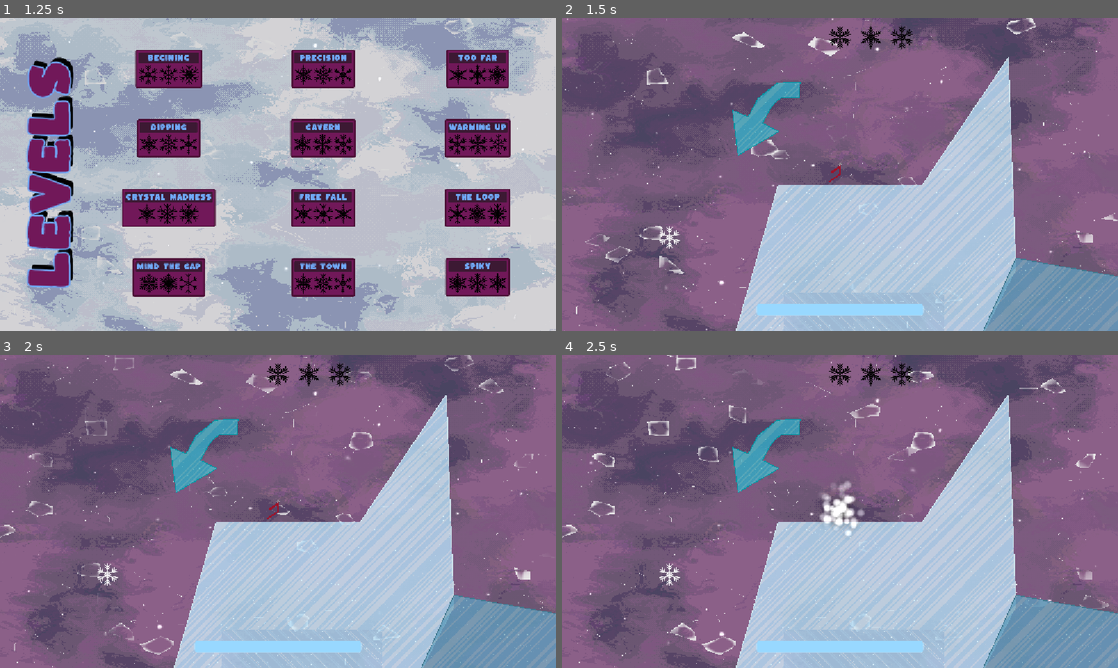
Above: before the commit, frames 1-4 (two rows, left to right).
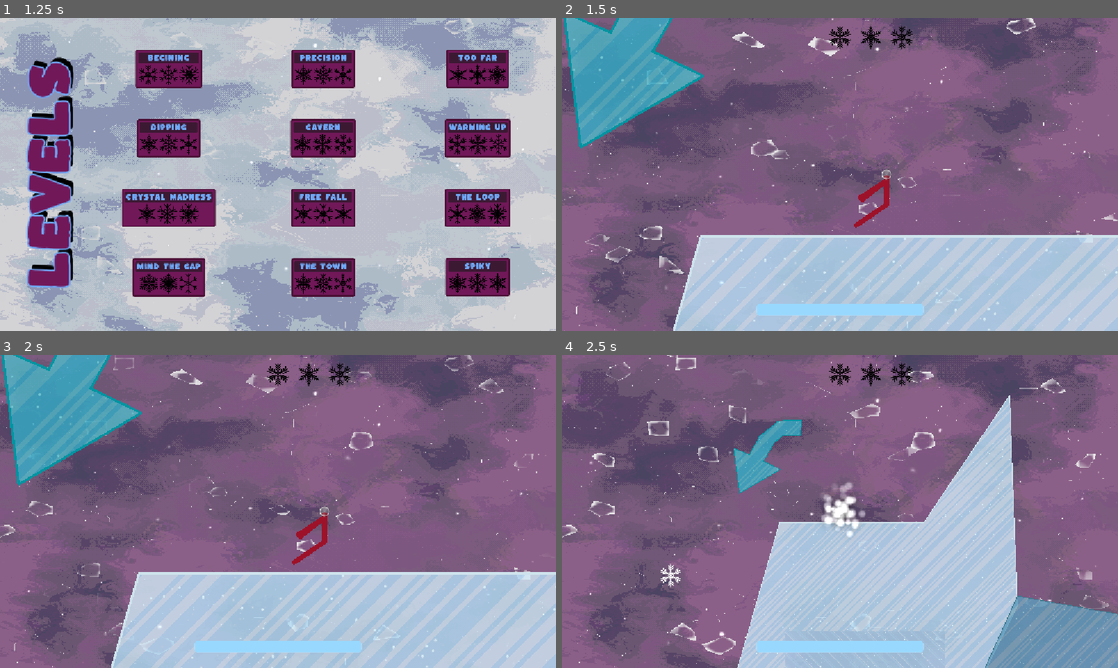
Above: after the commit, the same moments.

Repository: Zepeacedust/snow-game
Game: Godot game, scene res://main.tscn
Same seed, same stepped clock (60 frames per second), same inputs: the game is played once before the commit and once after it. The engine's default icon, where the game draws it, is replaced by a stand-in: a white triangle on a blue panel in a dark square.
Inputs:
- Up to frame 1 (1.25 s): click "Level Select" at 0.5 s
- Up to frame 2 (1.5 s): click "Cavern" at 1.25 s
- Up to frame 3 (2 s): no input
- Up to frame 4 (2.5 s): tap Enter at 2 s; hold Right (right) from 2.03 s (still down); hold Shift (bridge) from 2.03 s (still down); tap Space (jump) at 2.27 s

Frame 1 is identical in both runs. In frame 2, 29% of the frame differs, in the area x 0-100%, y 0-100%; in frame 3, 29%; in frame 4, 2.1%.

Commit message:
Auto follow

Diff:
--- a/scenes/camera_2d.tscn
+++ b/scenes/camera_2d.tscn
@@ -8,6 +8,7 @@
 script = ExtResource("1_u0e42")
 SPEED = 5.0
 MINIMUM_ZOOM = 3
+camera_mode = 2
 wide_time = 1.0
 goal_time = 1.0
 goal_into_time = 1.0
